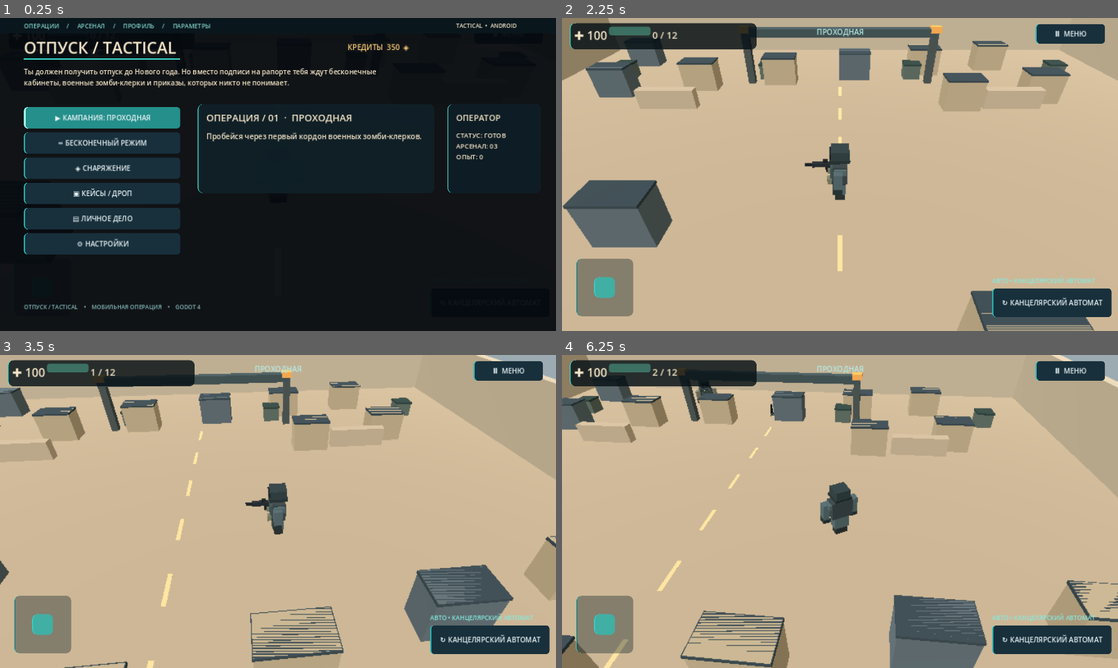
Above: before the commit, frames 1-4 (two rows, left to right).
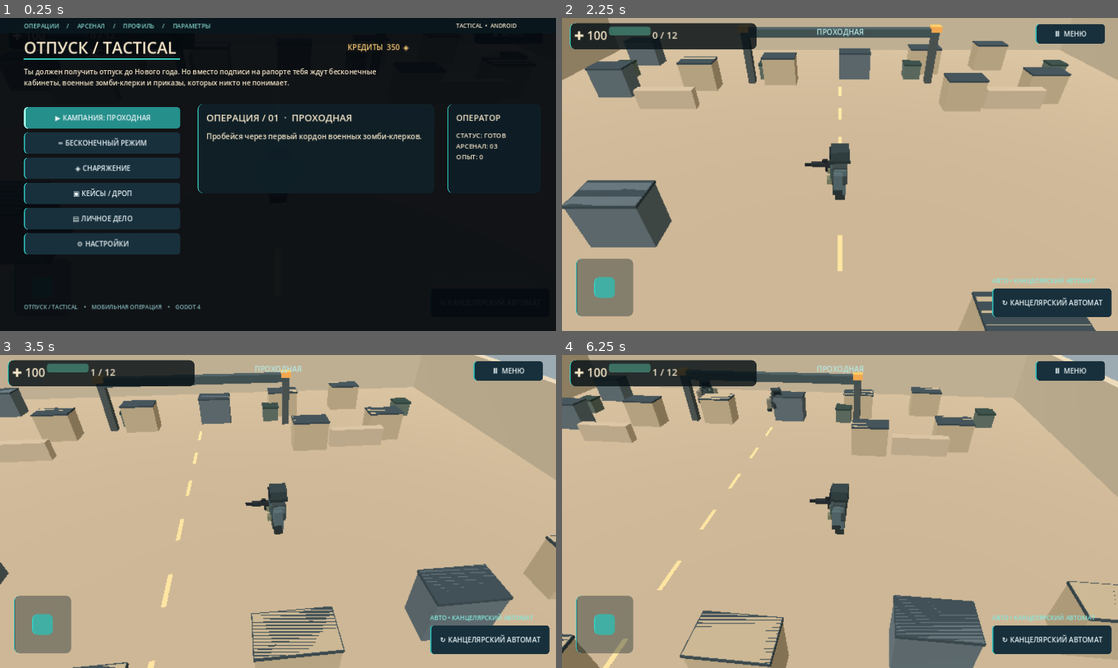
Above: after the commit, the same moments.

Repository: gemini13334-beep/---
Game: Godot game, scene res://scenes/main.tscn
Same seed, same stepped clock (60 frames per second), same inputs: the game is played once before the commit and once after it.
Inputs (mouse positions are in pixels of both pictures, inside the frame that each line leads up to):
- Up to frame 1 (0.25 s): no input
- Up to frame 2 (2.25 s): click "Ⅱ МЕНЮ" at 0.5 s; click "↻ КАНЦЕЛЯРСКИЙ АВТОМАТ" at 1.25 s; click "▶ КАМПАНИЯ: ПРОХОДНАЯ" at 2 s
- Up to frame 3 (3.5 s): tap Enter at 2.75 s; move the mouse to (400, 495) at 2.77 s; hold D from 2.78 s (still down); click (400, 495) at 2.92 s
- Up to frame 4 (6.25 s): release D at 3.5 s; drag from (728, 527) to (812, 574) at 3.52 s; move the mouse to (895, 442) at 4.27 s; hold D 4.28-5 s; drag from (812, 574) to (673, 464) at 5.02 s; move the mouse to (1006, 558) at 5.77 s; hold A from 5.78 s (still down)

The runs differ from the first frame. In frame 2, 1.7% of the frame differs, in the area x 0-100%, y 0-100%; in frame 3, 2.9%; in frame 4, 3.5%.

Commit message:
Integrate smooth camera damping and cover-aware hitscan targeting in tactical shooter

Diff:
--- a/godot/scripts/main.gd
+++ b/godot/scripts/main.gd
@@ -2,6 +2,7 @@
 
 const Story = preload("res://scripts/story.gd")
 const Loot = preload("res://scripts/loot.gd")
+const TacticalCamera = preload("res://scripts/tactical_camera.gd")
 const SAVE_PATH := "user://vacation_save.json"
 const SETTINGS_PATH := "user://tactical_settings.json"
 var graphics_level := 1
@@ -278,7 +279,7 @@
    if d<distance:
     distance=d
     nearest=e
-  if nearest != null:
+  if nearest != null and _has_clear_shot(nearest):
    fire_timer=float(WEAPONS[weapon_index]["cooldown"])
    hero.look_at(Vector3(nearest.position.x,hero.position.y,nearest.position.z),Vector3.UP)
    _show_shot_feedback(nearest)
@@ -302,6 +303,17 @@
   health_bar.modulate=Color("#e96c62") if hp<=30.0 else Color("#68e0c1")
  _update_camera(delta)
 
+func _has_clear_shot(target:Node3D)->bool:
+ # OpenFPS-style hitscan visibility check; enemy health remains lightweight.
+ # Props/walls are StaticBody3D and block shots; the target has no collider.
+ if not is_instance_valid(target) or not is_instance_valid(hero): return false
+ var from:Vector3=hero.global_position+Vector3(0.33,1.25,0.0)
+ var to:Vector3=target.global_position+Vector3(0.0,1.3,0.0)
+ var params:=PhysicsRayQueryParameters3D.create(from,to)
+ params.collide_with_areas=false
+ var hit:Dictionary=get_world_3d().direct_space_state.intersect_ray(params)
+ return hit.is_empty()
+
 func _animate_enemy_defeat(target:Node3D)->void:
  if not is_instance_valid(target): return
  # Defeated enemies stop moving immediately because they leave the active list.
@@ -347,12 +359,7 @@
 
 func _update_camera(delta: float)->void:
  if not is_instance_valid(hero) or not is_instance_valid(cam): return
- var distance := 10.5 if playing else 8.0
- var desired := hero.position+Vector3(0,distance*0.85,distance)
- cam.position=cam.position.lerp(desired,clampf(delta*5,0,1))
- if camera_kick>0.0:
-  cam.position+=Vector3(randf_range(-1.0,1.0),randf_range(-0.4,0.4),0)*camera_kick
- cam.look_at(hero.position+Vector3(0,1.0,0),Vector3.UP)
+ TacticalCamera.follow(cam,hero,delta,playing,camera_kick)
 
 func _build_ui()->void:
  var layer := CanvasLayer.new()
